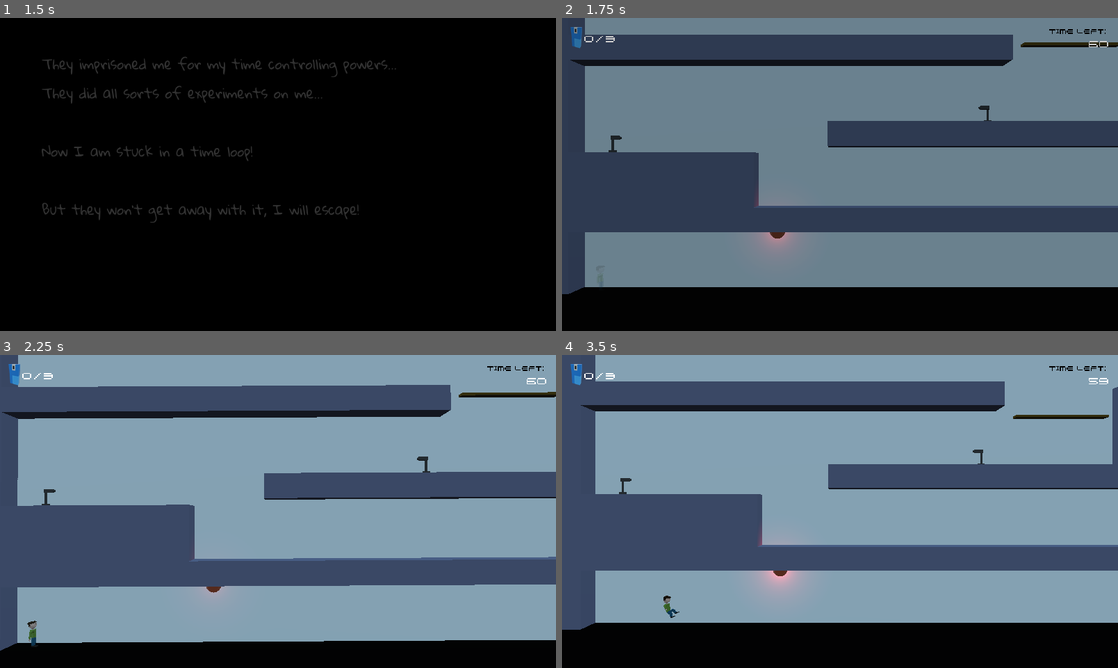
Above: before the commit, frames 1-4 (two rows, left to right).
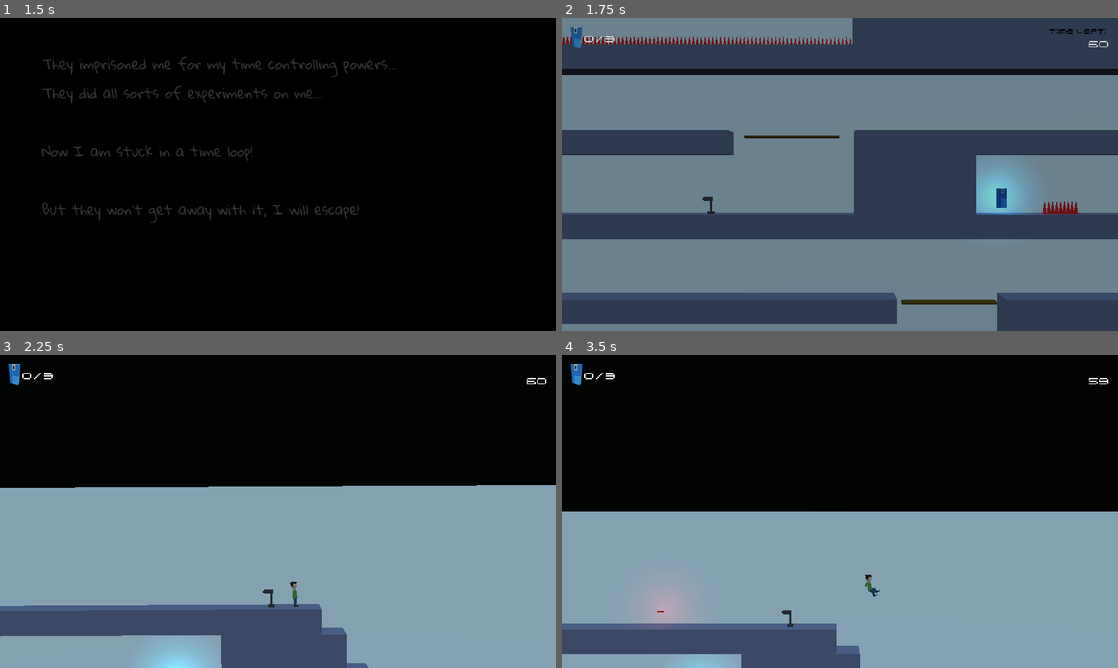
Above: after the commit, the same moments.

Repository: dsaltares/ludumdare-47
Game: Godot game, scene res://Main.tscn
The game is run twice, just before and just after one commit, with the same random seed, the same clock (stepped at 60 frames per second) and the same inputs. Sound files missing from this copy of the repository are replaced by a short silence.
Inputs:
- Up to frame 1 (1.5 s): hold D (move_right) 0.53-1.28 s; tap N (new_run) at 0.6, 1.35 s; tap Space (jump) at 0.77 s; tap Enter at 1.25 s; hold A (move_left) from 1.28 s (still down)
- Up to frame 2 (1.75 s): keep holding A (move_left); tap Space (jump) at 1.52 s
- Up to frame 3 (2.25 s): release A (move_left) at 2.03 s; hold D (move_right) from 2.03 s (still down); tap N (new_run) at 2.1 s
- Up to frame 4 (3.5 s): keep holding D (move_right); tap N (new_run) at 2.85 s; tap Space (jump) at 3.02 s

Frame 1 is identical in both runs. In frame 2, 46% of the frame differs, in the area x 0-100%, y 0-100%; in frame 3, 74%; in frame 4, 79%.

Commit message:
clearer staircase

Diff:
--- a/game/Level/Level.tscn
+++ b/game/Level/Level.tscn
@@ -28,7 +28,7 @@
 script = ExtResource( 5 )
 
 [node name="Player" parent="." instance=ExtResource( 6 )]
-transform = Transform( 1, 0, 0, 0, 1, 0, 0, 0, 1, -46, 0, 0 )
+transform = Transform( 1, 0, 0, 0, 1, 0, 0, 0, 1, 12.3208, 41.2864, 0 )
 MAX_RUNNING_SPEED = 15.0
 MAX_FALLING_SPEED = 25.0
 TIME_TO_MAX_SPEED = 0.25
@@ -107,6 +107,12 @@
 
 [node name="Floor15" parent="Environment/Floors" instance=ExtResource( 1 )]
 transform = Transform( 2, 0, 0, 0, 10, 0, 0, 0, 1, 15.4, 33, 0 )
+
+[node name="Floor16" parent="Environment/Floors" instance=ExtResource( 1 )]
+transform = Transform( 2, 0, 0, 0, 7.65295, 0, 0, 0, 1, 17.3321, 31.1581, 0 )
+
+[node name="Floor17" parent="Environment/Floors" instance=ExtResource( 1 )]
+transform = Transform( 2, 0, 0, 0, 4.12297, 0, 0, 0, 1, 19.2806, 29.8456, -0.0209618 )
 
 [node name="Keys" type="Spatial" parent="Environment"]
 
Not shown: 1 places in game/Level/Level.tscn that only renumber resources
